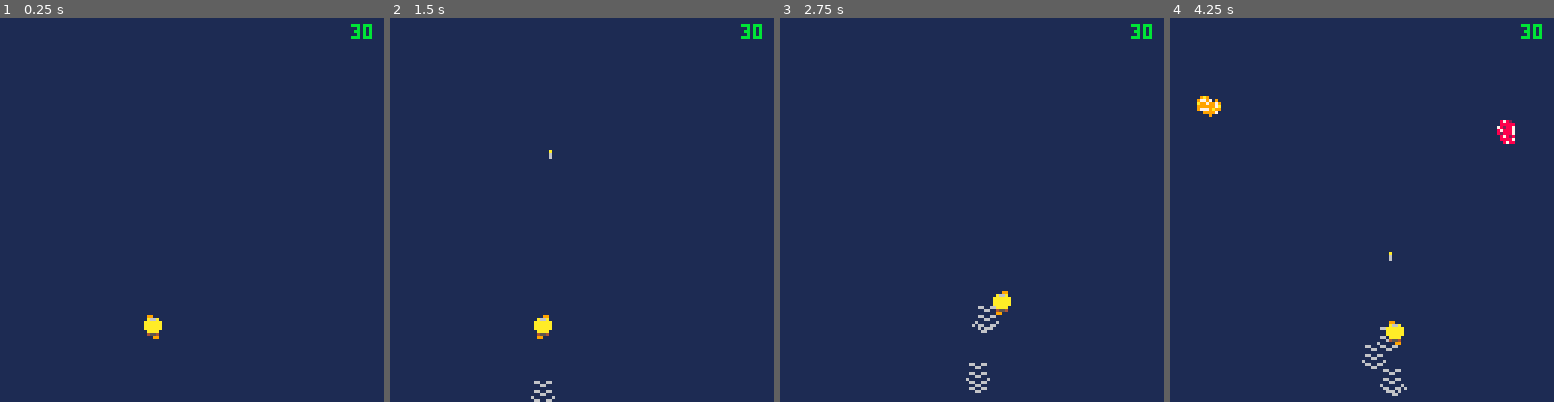
Above: before the commit, frames 1-4 (left to right).
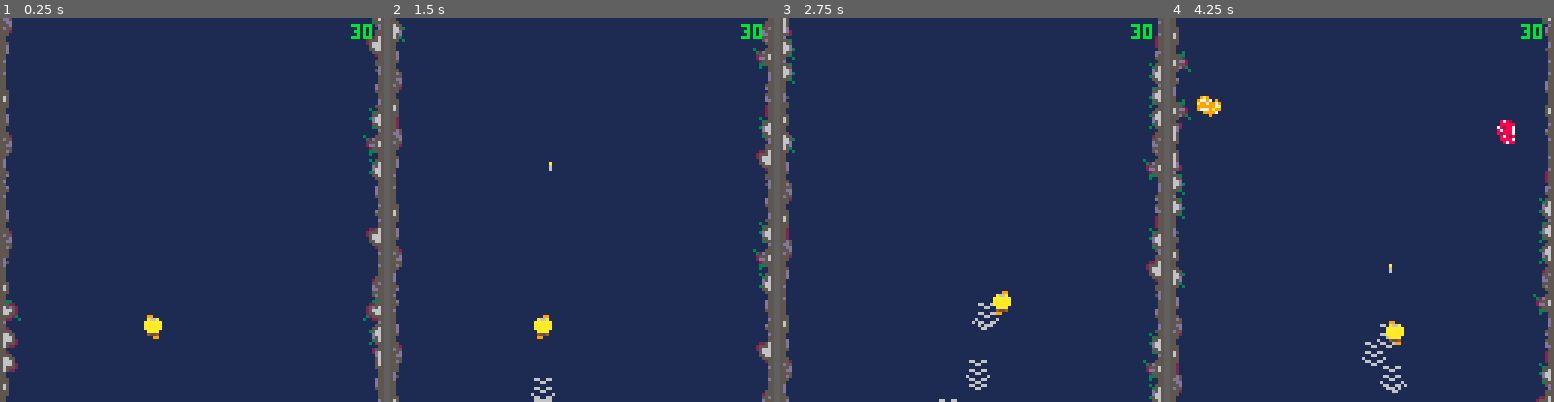
Above: after the commit, the same moments.

Repository: Mister-Oatbread/pico8_drg_game
Game: PICO-8 cartridge drg.p8
The game is run twice, just before and just after one commit, with the same random seed, the same clock (stepped at 60 frames per second) and the same inputs.
Inputs:
- Up to frame 1 (0.25 s): no input
- Up to frame 2 (1.5 s): tap X (X key) at 0.33, 1.07 s; tap O (Z key) at 0.7 s
- Up to frame 3 (2.75 s): hold Right 1.6-2.1 s; tap O (Z key) at 1.7, 2.1, 2.5 s; tap X (X key) at 1.85 s; hold Up 2.15-2.42 s; hold Right from 2.47 s (still down)
- Up to frame 4 (4.25 s): tap O (Z key) every 0.4 s from 2.9 to 4.1 s; tap X (X key) at 2.97, 4.08 s; release Right at 3.03 s; hold Left 3.08-3.58 s; hold Down 3.63-3.97 s; hold Right from 4.02 s (still down)

The runs differ from the first frame. In frame 1, 5.0% of the frame differs, in the area x 0-100%, y 0-100%; in frame 2, 5.1%; in frame 3, 5.6%; in frame 4, 5.6%.

Commit message:
added back walls

Diff:
--- a/build.lua
+++ b/build.lua
@@ -572,12 +572,16 @@
 local function size_list()
 return #list
 end
+local function replace_entity(i,new_entity)
+list[i]=new_entity
+end
 return {
 add=add_entity,
 get=get_list,
 delete=delete_entity,
 deletei=deletei_entity,
 size=size_list,
+replace=replace_entity,
 }
 end
 function new_game_logic()
@@ -1025,6 +1029,7 @@
 projectiles=new_projectiles()
 drilled_ground=new_drilled_ground()
 resources=new_resources()
+map=new_map()
 game_logic=new_game_logic()
 performance_monitor=new_performance_monitor()
 end
@@ -1040,155 +1045,110 @@
 }
 resource_spawn_probs = get_cum_probs(resource_spawn_ratios)
 performance_monitor.reset_cpu_load()
-player.update()
-drilled_ground.update()
 projectiles.update()
 resources.update()
+map.update()
+drilled_ground.update()
+player.update()
 game_logic.update()
 performance_monitor.register_load()
 end
 function _draw()
 cls(1)
 camera(101,101)
+resources.draw()
+projectiles.draw()
+map.draw_wall()
 drilled_ground.draw()
-resources.draw()
 player.draw()
-projectiles.draw()
+map.draw_super_wall()
 performance_monitor.register_load()
 performance_monitor.print_current()
 end
-function _produce_map_entity(x_coord, y_coord)
-local sprite_list;
-if (rnd(1) < .90) then
-sprite_list = map_sprites_base;
-else
-sprite_list = map_sprites_special;
-end
-local x_flip = rnd(2) < 1;
-local y_flip = rnd(2) < 1;
-local sprite = sprite_list[flr(rnd(#sprite_list))+1];
+function new_map()
+local function create_wall(x,y)
+local x_flip=x>140
+local y_flip=rnd(2)<1
+local sprites={
+136,138,152,154,168,170,184,186,
+137,139,153,155,169,171,185,187,
+}
+local sprite=sprites[flr(rnd(#sprites))+1]
 return {
 sprite=sprite,
-x_coord=x_coord,
-y_coord=y_coord,
+x=x,
+y=y,
 x_flip=x_flip,
 y_flip=y_flip,
-};
-end
-function _produce_wall_entity(x_coord, y_coord)
-x_flip = x_coord > 140;
-y_flip = rnd(2) < 1;
-local sprite = wall_sprites[flr(rnd(#wall_sprites))+1];
-return {
-sprite=sprite,
-x_coord=x_coord,
-y_coord=y_coord,
-x_flip=x_flip,
-y_flip=y_flip,
-};
-end
-function initialize_map()
-map_entity = {sprite, x_coord, y_coord};
-wall_entity = {sprite,x_coord, y_coord};
-map_sprites_base = {128,128,128,128,128,144,160,176};
-map_sprites_special = {
-130,146,162,178,
-131,147,163,179,
-132,148,164,180,
-133,149,165,181,
-};
-wall_sprites = {
-136,138,152,154,168,170,184,186,
-137,139,153,155,169,171,185,187,
-};
-super_wall_sprite = 167;
-terrain = {};
-walls = {};
-super_walls = {};
-camera_position = {x_coord=101, y_coord = 101};
-local x_coord = 101;
-local y_coord = 91;
-while (x_coord < 228) do
-while (y_coord < 228) do
-add(terrain,_produce_map_entity(x_coord,y_coord));
-y_coord += 8;
-end
-x_coord += 8;
-y_coord = 91;
-end
-x_coord = 102;
-y_coord = 91;
-while (x_coord < 228) do
-while (y_coord < 228) do
-add(walls, _produce_wall_entity(x_coord, y_coord));
-y_coord += 8;
-end
-x_coord += 118;
-y_coord = 91;
-end
-x_coord = 101;
-y_coord = 91;
-while (x_coord < 238) do
-while (y_coord < 238) do
-add(super_walls, {x=x_coord, y=y_coord});
-y_coord += 8;
-end
-x_coord += 127;
-y_coord = 91;
-end
-end
-function update_map()
-if game_status == "playing" then
-local no_terrain = #terrain;
-local no_walls = #walls;
+}
+end
+local terrain=new_entity_container()
+local walls=new_entity_container()
+local super_walls=new_entity_container()
+for x=102,220,118 do
+for y=91,228,8 do
+walls.add(create_wall(x,y))
+end
+end
+for i=101,230,127 do
+for j=91,228,8 do
+super_walls.add({x=i,y=j})
+end
+end
+local function update()
+local wall
+if game_status=="playing" then
+for i=1,walls.size() do
+wall=walls.get(i)
+wall.y+=1
+if wall.y>=230 then
+walls.replace(i,create_wall(wall.x,91))
+end
+end
+end
+end
+local function draw_map()
+local sprite, x_coord, y_coord, x_flip, y_flip
+local no_terrain = #terrain
 for i=1,no_terrain do
-terrain[i].y_coord += 1;
-if (terrain[i].y_coord >= 235) then
-terrain[i] = _produce_map_entity(terrain[i].x_coord,91);
-end
-end
-for i=1,no_walls do
-walls[i].y_coord += 1;
-if (walls[i].y_coord >= 235) then
-walls[i] = _produce_wall_entity(walls[i].x_coord,91);
-end
-end
-end
-end
-function draw_map()
-local sprite, x_coord, y_coord, x_flip, y_flip;
-local no_terrain = #terrain;
-for i=1,no_terrain do
-sprite = terrain[i].sprite;
-x_coord = terrain[i].x_coord;
-y_coord = terrain[i].y_coord;
-x_flip = terrain[i].x_flip;
-y_flip = terrain[i].y_flip;
-spr(sprite,x_coord,y_coord,1,1,x_flip,y_flip);
-end
-end
-function draw_wall()
-local sprite, x_coord, y_coord, x_flip, y_flip;
-local no_walls = #walls;
-for i=1,no_walls do
-sprite = walls[i].sprite;
-x_coord = walls[i].x_coord;
-y_coord = walls[i].y_coord;
-x_flip = walls[i].x_flip;
-y_flip = walls[i].y_flip;
-spr(sprite,x_coord,y_coord,1,1,x_flip,y_flip);
-end
-end
-function draw_super_wall()
-local no_super_walls = #super_walls
-for i=1,no_super_walls do
+sprite = terrain[i].sprite
+x_coord = terrain[i].x_coord
+y_coord = terrain[i].y_coord
+x_flip = terrain[i].x_flip
+y_flip = terrain[i].y_flip
+spr(sprite,x_coord,y_coord,1,1,x_flip,y_flip)
+end
+end
+local function draw_wall()
+local wall
+for i=1,walls.size() do
+wall=walls.get(i)
 spr(
-super_wall_sprite,
-super_walls[i].x,
-super_walls[i].y,
+wall.sprite,
+wall.x,
+wall.y,
+1,1,
+wall.x_flip,
+wall.y_flip
+)
+end
+end
+local function draw_super_wall()
+for i=1,super_walls.size() do
+spr(
+167,
+super_walls.get(i).x,
+super_walls.get(i).y,
 1,1,false,false
-);
-end
+)
+end
+end
+return {
+update=update,
+draw_wall=draw_wall,
+draw_super_wall=draw_super_wall,
+draw_terrain=draw_terrain,
+}
 end
 function new_obstacles()
 local list={}
@@ -1317,12 +1277,12 @@
 collision_points.left[i].y=y+i
 end
 for i=1,6 do
-collision_points.left[i].x=x+7
-collision_points.left[i].y=y+i
+collision_points.right[i].x=x+7
+collision_points.right[i].y=y+i
 end
 for i=1,6 do
-collision_points.left[i].x=x+i
-collision_points.left[i].y=y-1
+collision_points.top[i].x=x+i
+collision_points.top[i].y=y-1
 end
 end
 local function find_terrain_collision()
@@ -1330,7 +1290,7 @@
 has_collision.left=false
 has_collision.right=false
 has_collision.top=false
-for i = 1,#collision_points.left do
+for i=1,#collision_points.left do
 point=collision_points.left[i]
 color=pget(point.x,point.y)
 if color==5 or color==13 then
--- a/src/entity_container.lua
+++ b/src/entity_container.lua
@@ -25,11 +25,16 @@
         return #list
     end
 
+    local function replace_entity(i,new_entity)
+        list[i]=new_entity
+    end
+
     return {
         add=add_entity,
         get=get_list,
         delete=delete_entity,
         deletei=deletei_entity,
         size=size_list,
+        replace=replace_entity,
     }
 end
--- a/src/main.lua
+++ b/src/main.lua
@@ -5,6 +5,7 @@
     projectiles=new_projectiles()
     drilled_ground=new_drilled_ground()
     resources=new_resources()
+    map=new_map()
 
     game_logic=new_game_logic()
 
@@ -12,7 +13,7 @@
 end
 
 function _update()
-    -- hacky stuff
+    -- hacky stuff start
     difficulty=2
     points=0
     resource_spawn_rate=.01
@@ -23,12 +24,14 @@
         1, -- gold
     }
     resource_spawn_probs = get_cum_probs(resource_spawn_ratios)
+    -- hacky stuff end
 
     performance_monitor.reset_cpu_load()
-    player.update()
-    drilled_ground.update()
     projectiles.update()
     resources.update()
+    map.update()
+    drilled_ground.update()
+    player.update()
 
     game_logic.update()
 
@@ -38,10 +41,12 @@
 function _draw()
     cls(1)
     camera(101,101)
+    resources.draw()
+    projectiles.draw()
+    map.draw_wall()
     drilled_ground.draw()
-    resources.draw()
     player.draw()
-    projectiles.draw()
+    map.draw_super_wall()
 
     performance_monitor.register_load()
     performance_monitor.print_current()
--- a/src/map.lua
+++ b/src/map.lua
@@ -2,159 +2,129 @@
 
 -- this file contains the needed files to generate the rolling background
 
--- takes x,y coord and creates a random base sprite with a 70% chance,
--- or special sprite else
-function _produce_map_entity(x_coord, y_coord)
-    local sprite_list;
-    if (rnd(1) < .90) then
-        sprite_list = map_sprites_base;
-    else
-        sprite_list = map_sprites_special;
-    end
-    local x_flip = rnd(2) < 1;
-    local y_flip = rnd(2) < 1;
+function new_map()
 
-    local sprite = sprite_list[flr(rnd(#sprite_list))+1];
-    return {
-        sprite=sprite,
-        x_coord=x_coord,
-        y_coord=y_coord,
-        x_flip=x_flip,
-        y_flip=y_flip,
-    };
-end
-
--- takes x,y coord and creates a random wall sprite with random x flip and
--- according orientation for wall
-function _produce_wall_entity(x_coord, y_coord)
-    x_flip = x_coord > 140;
-    y_flip = rnd(2) < 1;
-
-    local sprite = wall_sprites[flr(rnd(#wall_sprites))+1];
-    return {
-        sprite=sprite,
-        x_coord=x_coord,
-        y_coord=y_coord,
-        x_flip=x_flip,
-        y_flip=y_flip,
-    };
-end
-
--- initialize map
-function initialize_map()
-    -- catalogue all sprites and infrastructure
-    map_entity = {sprite, x_coord, y_coord};
-    wall_entity = {sprite,x_coord, y_coord};
-    map_sprites_base = {128,128,128,128,128,144,160,176};
-    map_sprites_special = {
-        130,146,162,178,
-        131,147,163,179,
-        132,148,164,180,
-        133,149,165,181,
-    };
-    wall_sprites = {
-        136,138,152,154,168,170,184,186,
-        137,139,153,155,169,171,185,187,
-    };
-    super_wall_sprite = 167;
-    terrain = {};
-    walls = {};
-    super_walls = {};
-
-    camera_position = {x_coord=101, y_coord = 101};
-
-    -- initialize terrain by looping over all positions and generating
-    -- random sprite
-    local x_coord = 101;
-    local y_coord = 91;
-    while (x_coord < 228) do
-        while (y_coord < 228) do
-            add(terrain,_produce_map_entity(x_coord,y_coord));
-            y_coord += 8;
-        end
-        x_coord += 8;
-        y_coord = 91;
+    -- takes x,y coord and creates a random wall sprite with random x flip and
+    -- according orientation for wall
+    local function create_wall(x,y)
+        local x_flip=x>140
+        local y_flip=rnd(2)<1
+        local sprites={
+            136,138,152,154,168,170,184,186,
+            137,139,153,155,169,171,185,187,
+        }
+        local sprite=sprites[flr(rnd(#sprites))+1]
+        return {
+            sprite=sprite,
+            x=x,
+            y=y,
+            x_flip=x_flip,
+            y_flip=y_flip,
+        }
     end
 
+    -- init -------------
+
+    -- catalogue all sprites and infrastructure
+    -- local map_sprites_base={128,128,128,128,128,144,160,176}
+    local terrain=new_entity_container()
+    local walls=new_entity_container()
+    local super_walls=new_entity_container()
+
     -- initialize walls with random sprite
-    x_coord = 102;
-    y_coord = 91;
-    while (x_coord < 228) do
-        while (y_coord < 228) do
-            add(walls, _produce_wall_entity(x_coord, y_coord));
-            y_coord += 8;
+    for x=102,220,118 do
+        for y=91,228,8 do
+            walls.add(create_wall(x,y))
         end
-        x_coord += 118;
-        y_coord = 91;
     end
 
-    x_coord = 101;
-    y_coord = 91;
-    while (x_coord < 238) do
-        while (y_coord < 238) do
-            add(super_walls, {x=x_coord, y=y_coord});
-            y_coord += 8;
+    -- initialize super walls
+    for i=101,230,127 do
+        for j=91,228,8 do
+            super_walls.add({x=i,y=j})
         end
-        x_coord += 127;
-        y_coord = 91;
     end
-end
 
--- slides the floor one frame to the bottom, and realigns the floor if needed
-function update_map()
-    if game_status == "playing" then
-        local no_terrain = #terrain;
-        local no_walls = #walls;
-        for i=1,no_terrain do
-            terrain[i].y_coord += 1;
-            if (terrain[i].y_coord >= 235) then
-                terrain[i] = _produce_map_entity(terrain[i].x_coord,91);
-            end
-        end
-        for i=1,no_walls do
-            walls[i].y_coord += 1;
-            if (walls[i].y_coord >= 235) then
-                walls[i] = _produce_wall_entity(walls[i].x_coord,91);
+    -- -- takes x,y coord and creates a random base sprite with a 70% chance,
+    -- -- or special sprite else
+    -- local function produce_map_entity(x,y)
+    --     local sprite_list
+    --     if (rnd(1) < .90) then
+    --         sprite_list = map_sprites_base
+    --     else
+    --         sprite_list = map_sprites_special
+    --     end
+    --     local x_flip = rnd(2) < 1
+    --     local y_flip = rnd(2) < 1
+    --
+    --     local sprite = sprite_list[flr(rnd(#sprite_list))+1]
+    --     return {
+    --         sprite=sprite,
+    --         x_coord=x_coord,
+    --         y_coord=y_coord,
+    --         x_flip=x_flip,
+    --         y_flip=y_flip,
+    --     }
+    -- end
+
+    -- slides the floor one frame to the bottom, and realigns the floor if needed
+    local function update()
+        local wall
+        if game_status=="playing" then
+            for i=1,walls.size() do
+                wall=walls.get(i)
+                wall.y+=1
+                if wall.y>=230 then
+                    walls.replace(i,create_wall(wall.x,91))
+                end
             end
         end
     end
+
+    -- paint all terrain tiles at their current location
+    local function draw_map()
+        local sprite, x_coord, y_coord, x_flip, y_flip
+        local no_terrain = #terrain
+        for i=1,no_terrain do
+            sprite = terrain[i].sprite
+            x_coord = terrain[i].x_coord
+            y_coord = terrain[i].y_coord
+            x_flip = terrain[i].x_flip
+            y_flip = terrain[i].y_flip
+            spr(sprite,x_coord,y_coord,1,1,x_flip,y_flip)
+        end
+    end
+
+    local function draw_wall()
+        local wall
+        for i=1,walls.size() do
+            wall=walls.get(i)
+            spr(
+                wall.sprite,
+                wall.x,
+                wall.y,
+                1,1,
+                wall.x_flip,
+                wall.y_flip
+            )
+        end
+    end
+
+    local function draw_super_wall()
+        for i=1,super_walls.size() do
+            spr(
+                167,
+                super_walls.get(i).x,
+                super_walls.get(i).y,
+                1,1,false,false
+            )
+        end
+    end
+
+    return {
+        update=update,
+        draw_wall=draw_wall,
+        draw_super_wall=draw_super_wall,
+        draw_terrain=draw_terrain,
+    }
 end
-
--- paint all terrain tiles at their current location
-function draw_map()
-    local sprite, x_coord, y_coord, x_flip, y_flip;
-    local no_terrain = #terrain;
-    for i=1,no_terrain do
-        sprite = terrain[i].sprite;
-        x_coord = terrain[i].x_coord;
-        y_coord = terrain[i].y_coord;
-        x_flip = terrain[i].x_flip;
-        y_flip = terrain[i].y_flip;
-        spr(sprite,x_coord,y_coord,1,1,x_flip,y_flip);
-    end
-end
-
-function draw_wall()
-    local sprite, x_coord, y_coord, x_flip, y_flip;
-    local no_walls = #walls;
-    for i=1,no_walls do
-        sprite = walls[i].sprite;
-        x_coord = walls[i].x_coord;
-        y_coord = walls[i].y_coord;
-        x_flip = walls[i].x_flip;
-        y_flip = walls[i].y_flip;
-        spr(sprite,x_coord,y_coord,1,1,x_flip,y_flip);
-    end
-end
-
-function draw_super_wall()
-    local no_super_walls = #super_walls
-    for i=1,no_super_walls do
-        spr(
-            super_wall_sprite,
-            super_walls[i].x,
-            super_walls[i].y,
-            1,1,false,false
-        );
-    end
-end
--- a/src/player.lua
+++ b/src/player.lua
@@ -55,13 +55,13 @@
         end
         -- right flank
         for i=1,6 do
-            collision_points.left[i].x=x+7
-            collision_points.left[i].y=y+i
+            collision_points.right[i].x=x+7
+            collision_points.right[i].y=y+i
         end
         -- top flank
         for i=1,6 do
-            collision_points.left[i].x=x+i
-            collision_points.left[i].y=y-1
+            collision_points.top[i].x=x+i
+            collision_points.top[i].y=y-1
         end
     end
 
@@ -70,7 +70,7 @@
         has_collision.left=false
         has_collision.right=false
         has_collision.top=false
-        for i = 1,#collision_points.left do
+        for i=1,#collision_points.left do
             point=collision_points.left[i]
             color=pget(point.x,point.y)
             if color==5 or color==13 then
Not shown, changed: 41 lines of the sprite sheet (__gfx__) section of drg.p8
